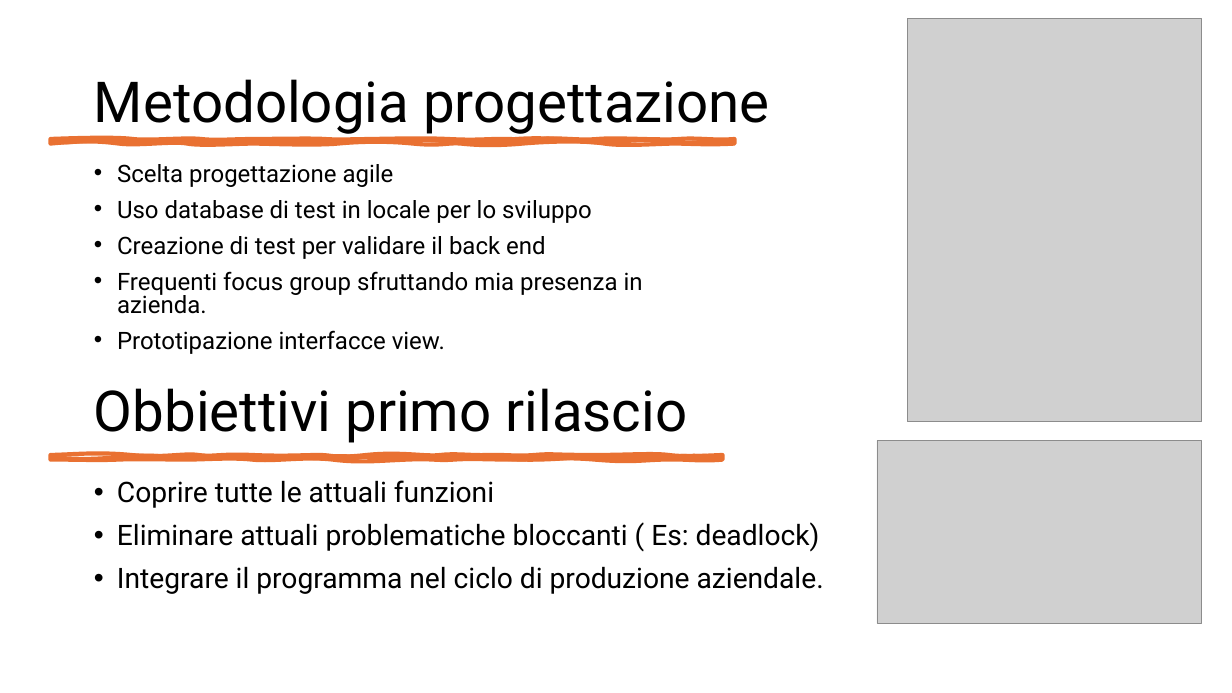
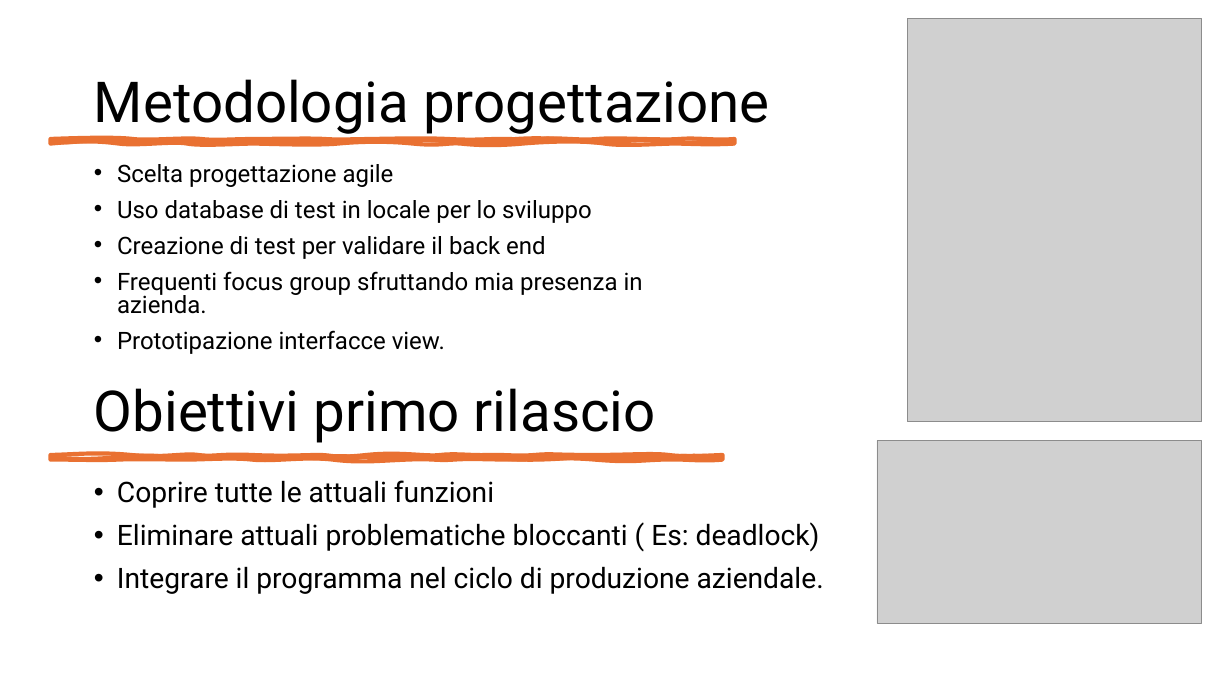
Before and after one commit to Cav95/Tesi_Triennale, a slide deck: slide 5 of Slide/Configuratore di prodotto per le vendite.pptx. Drawn at 1232x693 pixels with LibreOffice and Linux fonts; fonts in the diff are those of the drawing; grey boxes stand for pictures. Boxes give left, top, right and bottom in pixels: in the first picture for what was removed or moved away, otherwise in the second. Text is boxed around its words. In the diff, an @@ line names an element or a change of style, - is before the commit and + after.

```diff
--- a/Slide/Configuratore di prodotto per le vendite.pptx
+++ b/Slide/Configuratore di prodotto per le vendite.pptx
@@ text at bbox=[94, 388, 656, 443]: text changed @@
-Obbiettivi primo rilascio
+Obiettivi primo rilascio
```
Also in this commit, not shown: 9 other slides changed, 1 other file.
